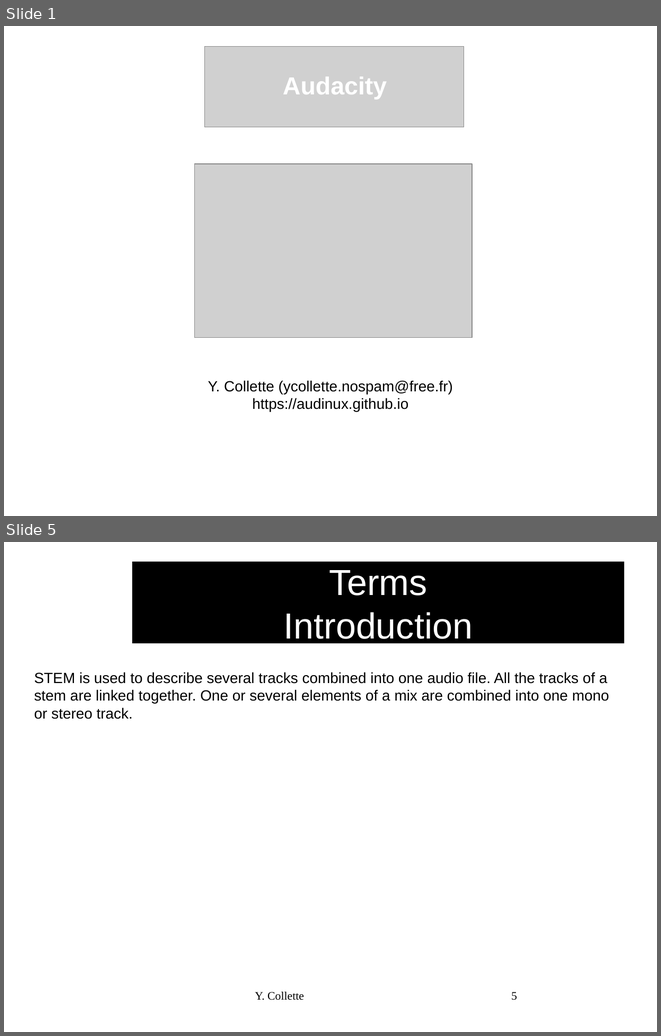
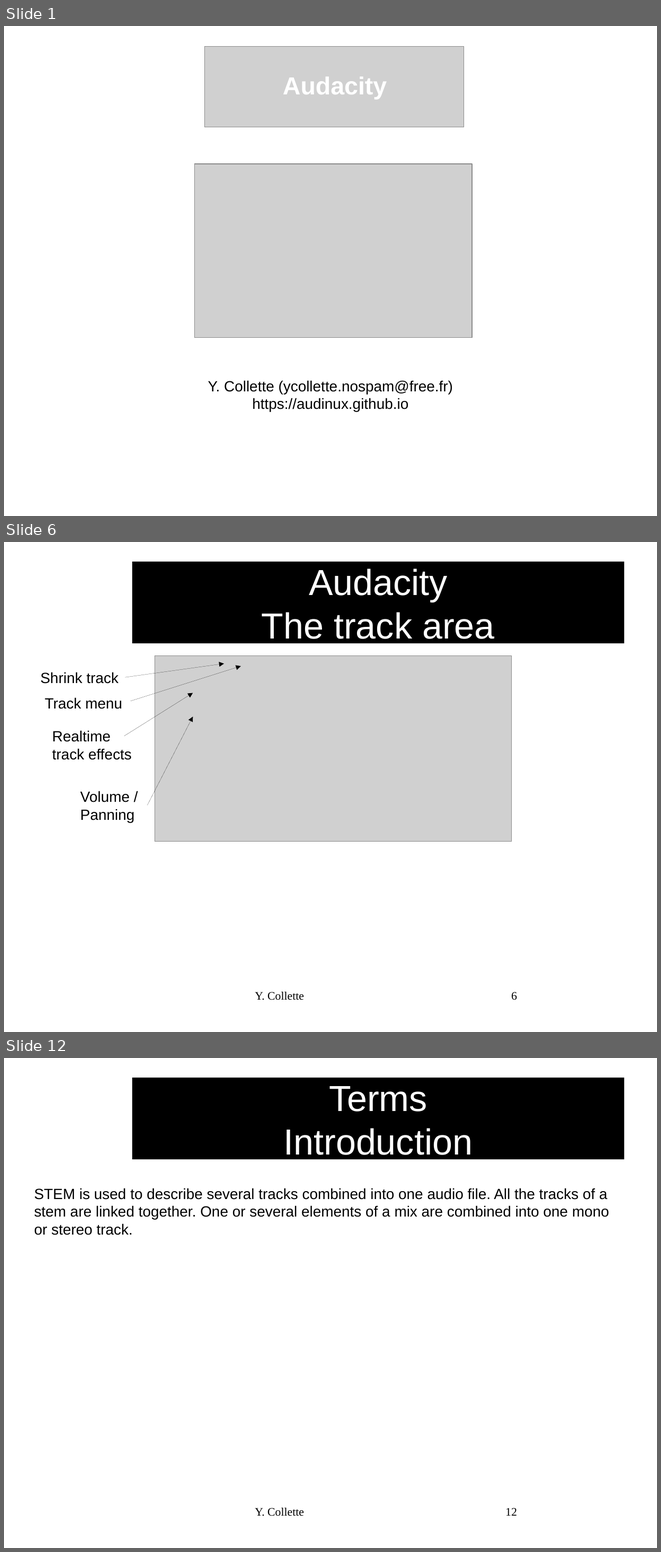
Before and after one commit to audinux/audinux.github.io, a slide deck: workshop/audio/Audacity.odp. Shown one above the other, each under a label of ours: slides 1 and 5 before the commit, slides 1, 6 and 12 after it; the slides between them are not shown. The pictures are 661x1036 and 661x1552 pixels, drawn with LibreOffice and Linux fonts; fonts in the diff are those of the drawing; grey boxes stand for pictures; background and template pictures are left out. Boxes give left, top, right and bottom in pixels: in the first picture for what was removed or moved away, otherwise in the second. Text is boxed around its words. In the diff, an @@ line names an element or a change of style, - is before the commit and + after.

```diff
--- a/workshop/audio/Audacity.odp
+++ b/workshop/audio/Audacity.odp
@@ slide 6 added at [4,542,657,1032], background #FFFFFF @@
@@ title added at [133,562,625,643], fill #000000, 44 pt, text #FFFFFF @@
+Audacity
+The track area
@@ arrow added from (125, 677) to (224, 663), #000000 0 pt @@
@@ arrow added from (131, 701) to (241, 666), #000000 0 pt @@
@@ picture added at [155,656,512,841] @@
@@ text added at [41,672,118,684], 18 pt, text #000000 @@
+Shrink track
@@ text added at [45,697,122,709], 18 pt, text #000000 @@
+Track menu
@@ arrow added from (124, 736) to (193, 693), #000000 0 pt @@
@@ text added at [52,730,132,760], 18 pt, text #000000 @@
+Realtime track effects
@@ arrow added from (148, 805) to (193, 717), #000000 0 pt @@
@@ text added at [80,791,134,822], 18 pt, text #000000 @@
+Volume / Panning
@@ text added at [255,991,304,1000], 14 pt, text #000000 @@
+Y. Collette
@@ page number added at [511,991,517,1000], 14 pt, text #000000 @@
+6
@@ what was slide 5 is now slide 12 @@
@@ page number at [505,1507,517,1515]: text changed @@
-5
+12
```
Also in this commit, not shown: 5 slides changed, 7 other slides added, 5 other files.
